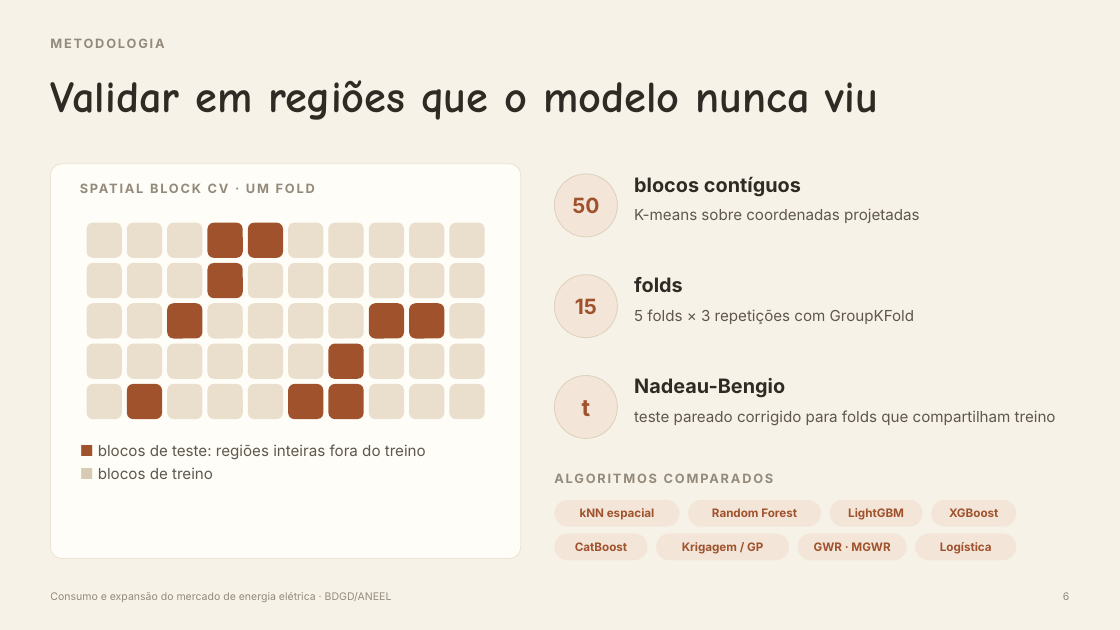
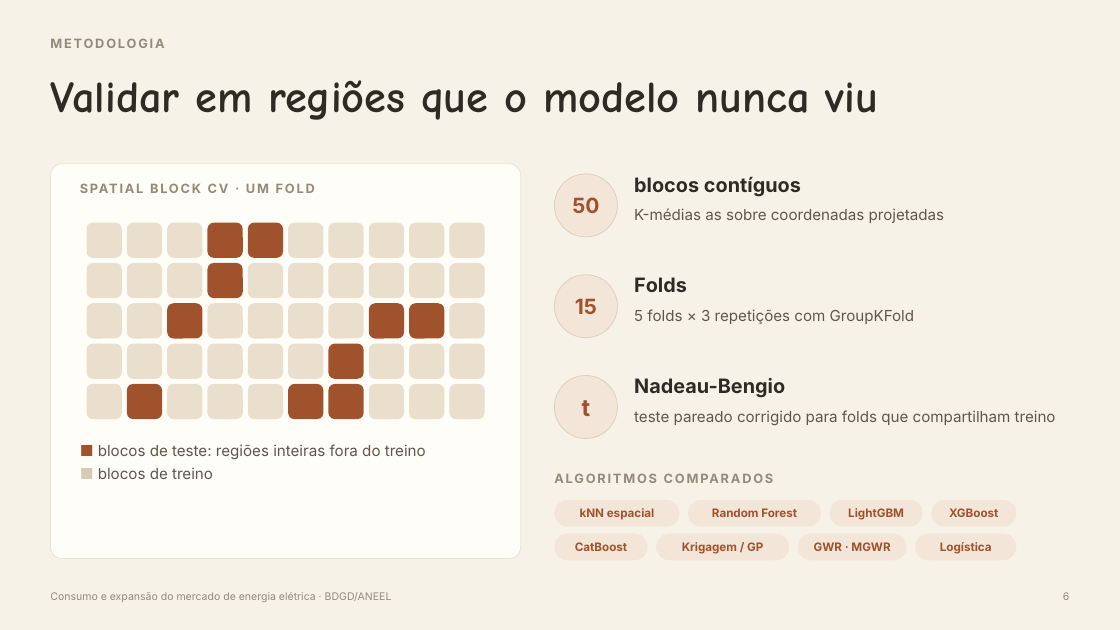
Before and after one commit to lucas-men-nobrega/TCC_projeto, a slide deck: slide 6 of apresentacao/Apresentacao_TCC_v2.pptx. Drawn at 1120x630 pixels with LibreOffice and Linux fonts; fonts in the diff are those of the drawing. Boxes give left, top, right and bottom in pixels: in the first picture for what was removed or moved away, otherwise in the second. Text is boxed around its words. In the diff, an @@ line names an element or a change of style, - is before the commit and + after.

```diff
--- a/apresentacao/Apresentacao_TCC_v2.pptx
+++ b/apresentacao/Apresentacao_TCC_v2.pptx
@@ text at [634, 208, 945, 223]: text changed @@
-K-means sobre coordenadas projetadas
+K-médias as sobre coordenadas projetadas
@@ text at [634, 277, 687, 292]: text changed @@
-folds
+Folds
```
Also in this commit, not shown: 16 other slides changed, 2 slides added, 3 slides removed, 4 other files.
